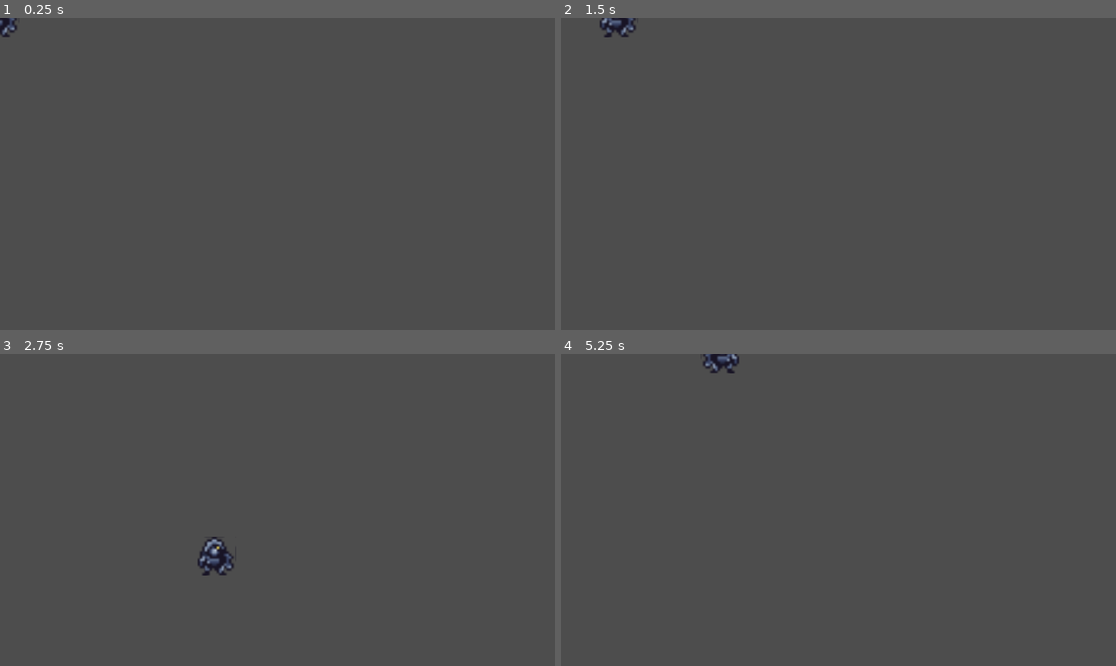
Above: before the commit, frames 1-4 (two rows, left to right).
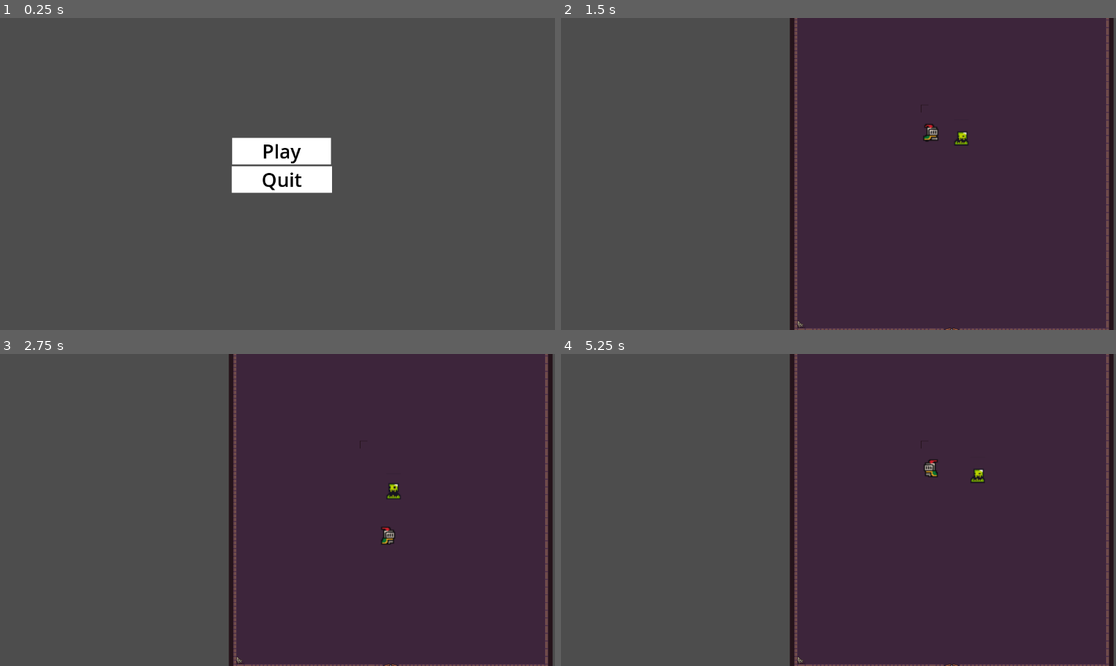
Above: after the commit, the same moments.

Repository: VergilDsanji66/The2DGame
Game: Godot game, scene res://Scenes/MainMenu.tscn
Two runs of this game, one before a commit and one after it. Both use one fixed random seed, a clock stepped at 60 frames per second and the inputs below. Before the commit the project starts from res://scripts/player/player.tscn.
Inputs (mouse positions are in pixels of both pictures, inside the frame that each line leads up to):
- Up to frame 1 (0.25 s): no input
- Up to frame 2 (1.5 s): click (844, 152) at 0.5 s, where only the run after the commit has a clickable "Play"; hold Right (ui_right) from 1.28 s (still down)
- Up to frame 3 (2.75 s): release Right (ui_right) at 2.03 s; hold Down (ui_down) from 2.03 s (still down)
- Up to frame 4 (5.25 s): release Down (ui_down) at 2.78 s; hold Right (ui_right) 2.78-3.53 s; hold Up (ui_up) 3.53-4.28 s; hold Left (ui_left) from 4.28 s (still down)

The runs differ from the first frame. In frame 1, 3.2% of the frame differs, in the area x 0-60%, y 0-57%; in frame 2, 58%; in frame 3, 59%, in the area x 35-100%, y 0-100%; in frame 4, 58%.

Commit message:
mob change

Diff:
--- a/Scenes/Stage 1/game.tscn
+++ b/Scenes/Stage 1/game.tscn
@@ -2,7 +2,7 @@
 
 [ext_resource type="Texture2D" uid="uid://dg3ytfitip123" path="res://Assets/character and tileset/demonstration.png" id="1_0557w"]
 [ext_resource type="PackedScene" uid="uid://mdtudgdcs0n" path="res://scripts/player/player.tscn" id="2_l6aqr"]
-[ext_resource type="PackedScene" uid="uid://bidbt72hyi5eq" path="res://scripts/enemies/enemies.tscn" id="3_xhgnf"]
+[ext_resource type="PackedScene" uid="uid://bidbt72hyi5eq" path="res://scripts/mobs/mobs.tscn" id="3_xhgnf"]
 
 [sub_resource type="TileSetAtlasSource" id="TileSetAtlasSource_5d4jf"]
 texture = ExtResource("1_0557w")
@@ -232,9 +232,7 @@
 [node name="Player" parent="." instance=ExtResource("2_l6aqr")]
 position = Vector2(-81, -91)
 platform_on_leave = 0
-platform_floor_layers = 4294901760
 
 [node name="mob" parent="." instance=ExtResource("3_xhgnf")]
 position = Vector2(111, -56)
 platform_on_leave = 0
-platform_floor_layers = 4294901760
--- a/project.godot
+++ b/project.godot
@@ -11,7 +11,7 @@
 [application]
 
 config/name="TheGame2D"
-run/main_scene="res://scripts/player/player.tscn"
+run/main_scene="res://scenes/MainMenu.tscn"
 config/features=PackedStringArray("4.3", "Mobile")
 config/icon="res://icon.svg"
 
@@ -57,6 +57,12 @@
 , Object(InputEventKey,"resource_local_to_scene":false,"resource_name":"","device":-1,"window_id":0,"alt_pressed":false …(186 unchanged characters)…
 ]
 }
+ui-roll={
+"deadzone": 0.5,
+"events": [Object(InputEventMouseButton,"resource_local_to_scene":false,"resource_name":"","device":-1,"window_id":0,"alt_pressed":false,"shift_pressed":false,"ctrl_pressed":false,"meta_pressed":false,"button_mask":0,"position":Vector2(0, 0),"global_position":Vector2(0, 0),"factor":1.0,"button_index":2,"canceled":false,"pressed":false,"double_click":false,"script":null)
+, Object(InputEventKey,"resource_local_to_scene":false,"resource_name":"","device":-1,"window_id":0,"alt_pressed":false,"shift_pressed":false,"ctrl_pressed":false,"meta_pressed":false,"pressed":false,"keycode":0,"physical_keycode":32,"key_label":0,"unicode":32,"location":0,"echo":false,"script":null)
+]
+}
 
 [rendering]
 
--- a/scripts/enemies/enemies.gd
+++ b/scripts/mobs/mobs.gd
@@ -3,7 +3,7 @@
 @onready var sprite = $AnimatedSprite2D  # Adjust path if necessary
 var player  # Reference to the player or target node
 var min_distance = 50.0  # Minimum distance before stopping
-var move_speed = 300.0  # Movement speed of the enemy
+var move_speed = 100.0  # Movement speed of the enemy
 
 func _ready():
 	# Set the initial animation
--- a/scripts/enemies/enemies.tscn
+++ b/scripts/mobs/mobs.tscn
@@ -1,7 +1,7 @@
 [gd_scene load_steps=10 format=3 uid="uid://bidbt72hyi5eq"]
 
 [ext_resource type="Texture2D" uid="uid://qpxsk6w38ah" path="res://brackeys_platformer_assets/sprites/slime_green.png" id="1_dvaic"]
-[ext_resource type="Script" path="res://scripts/enemies/enemies.gd" id="1_n65js"]
+[ext_resource type="Script" path="res://scripts/mobs/mobs.gd" id="1_n65js"]
 
 [sub_resource type="AtlasTexture" id="AtlasTexture_ppd17"]
 atlas = ExtResource("1_dvaic")
@@ -52,10 +52,11 @@
 }]
 
 [sub_resource type="CircleShape2D" id="CircleShape2D_jkqux"]
-radius = 15.1327
+radius = 9.05539
 
 [node name="mob" type="CharacterBody2D"]
 platform_on_leave = 2
+platform_floor_layers = 4294901760
 script = ExtResource("1_n65js")
 
 [node name="AnimatedSprite2D" type="AnimatedSprite2D" parent="."]
@@ -65,5 +66,5 @@
 animation = &"walk"
 
 [node name="CollisionShape2D" type="CollisionShape2D" parent="."]
-position = Vector2(1, 0)
+position = Vector2(-1, 1)
 shape = SubResource("CircleShape2D_jkqux")
--- a/scripts/player/player.gd
+++ b/scripts/player/player.gd
@@ -1,19 +1,39 @@
 extends CharacterBody2D
 
-@export var speed: float = 600
+@export var speed: float = 200
 
 func _physics_process(delta: float) -> void:
 	# Get input direction
 	var direction = Input.get_vector("ui_left", "ui_right", "ui_up", "ui_down")
 
-	# Calculate velocity
+	# Set velocity
 	velocity = direction * speed
 
 	# Move the character
 	move_and_slide()
+
+	# Determine and play animations based on movement
+	if velocity.length() > 0:
+		# Character is moving
+		$AnimatedSprite2D.play("walking")
+	else:
+		# Character is idle
+		$AnimatedSprite2D.play("idle")
 
 	# Rotate (flip) based on horizontal movement
 	if direction.x > 0:  # Moving right
 		$AnimatedSprite2D.flip_h = false
 	elif direction.x < 0:  # Moving left
 		$AnimatedSprite2D.flip_h = true
+
+func on_rolling():
+	# Play rolling animation
+	$AnimatedSprite2D.play("rolling")
+
+func on_hurt():
+	# Call this when the character gets hurt
+	$AnimatedSprite2D.play("hurt")
+
+func on_death():
+	# Call this when the character dies
+	$AnimatedSprite2D.play("death")
--- a/scripts/player/player.tscn
+++ b/scripts/player/player.tscn
@@ -1,35 +1,219 @@
-[gd_scene load_steps=6 format=3 uid="uid://mdtudgdcs0n"]
-
-[ext_resource type="Texture2D" uid="uid://dnx2cjl6sgls6" path="res://Assets/PlayerSprites/SpriteSheet.png" id="1_r8oiq"]
+[gd_scene load_steps=29 format=3 uid="uid://mdtudgdcs0n"]
+
 [ext_resource type="Script" path="res://scripts/player/player.gd" id="1_sehy3"]
-
-[sub_resource type="AtlasTexture" id="AtlasTexture_h5hii"]
-atlas = ExtResource("1_r8oiq")
-region = Rect2(32, 16, 16, 16)
+[ext_resource type="Texture2D" uid="uid://be7tdhvi0qnuu" path="res://brackeys_platformer_assets/sprites/knight.png" id="2_sd18g"]
+
+[sub_resource type="AtlasTexture" id="AtlasTexture_uxn6l"]
+atlas = ExtResource("2_sd18g")
+region = Rect2(0, 224, 32, 32)
+
+[sub_resource type="AtlasTexture" id="AtlasTexture_g8lhp"]
+atlas = ExtResource("2_sd18g")
+region = Rect2(32, 224, 32, 32)
+
+[sub_resource type="AtlasTexture" id="AtlasTexture_fu7ks"]
+atlas = ExtResource("2_sd18g")
+region = Rect2(64, 224, 32, 32)
+
+[sub_resource type="AtlasTexture" id="AtlasTexture_gixvk"]
+atlas = ExtResource("2_sd18g")
+region = Rect2(96, 224, 32, 32)
+
+[sub_resource type="AtlasTexture" id="AtlasTexture_un6aq"]
+atlas = ExtResource("2_sd18g")
+region = Rect2(0, 192, 32, 32)
+
+[sub_resource type="AtlasTexture" id="AtlasTexture_it5fw"]
+atlas = ExtResource("2_sd18g")
+region = Rect2(32, 192, 32, 32)
+
+[sub_resource type="AtlasTexture" id="AtlasTexture_28kws"]
+atlas = ExtResource("2_sd18g")
+region = Rect2(64, 192, 32, 32)
+
+[sub_resource type="AtlasTexture" id="AtlasTexture_32nwd"]
+atlas = ExtResource("2_sd18g")
+region = Rect2(96, 192, 32, 32)
+
+[sub_resource type="AtlasTexture" id="AtlasTexture_w2u7v"]
+atlas = ExtResource("2_sd18g")
+region = Rect2(0, 0, 32, 32)
+
+[sub_resource type="AtlasTexture" id="AtlasTexture_0tngj"]
+atlas = ExtResource("2_sd18g")
+region = Rect2(32, 0, 32, 32)
+
+[sub_resource type="AtlasTexture" id="AtlasTexture_uvivo"]
+atlas = ExtResource("2_sd18g")
+region = Rect2(64, 0, 32, 32)
+
+[sub_resource type="AtlasTexture" id="AtlasTexture_sdc8v"]
+atlas = ExtResource("2_sd18g")
+region = Rect2(96, 0, 32, 32)
+
+[sub_resource type="AtlasTexture" id="AtlasTexture_u1wsi"]
+atlas = ExtResource("2_sd18g")
+region = Rect2(0, 160, 32, 32)
+
+[sub_resource type="AtlasTexture" id="AtlasTexture_ac0l4"]
+atlas = ExtResource("2_sd18g")
+region = Rect2(32, 160, 32, 32)
+
+[sub_resource type="AtlasTexture" id="AtlasTexture_ytumr"]
+atlas = ExtResource("2_sd18g")
+region = Rect2(64, 160, 32, 32)
+
+[sub_resource type="AtlasTexture" id="AtlasTexture_tqsf8"]
+atlas = ExtResource("2_sd18g")
+region = Rect2(96, 160, 32, 32)
+
+[sub_resource type="AtlasTexture" id="AtlasTexture_2locs"]
+atlas = ExtResource("2_sd18g")
+region = Rect2(128, 160, 32, 32)
+
+[sub_resource type="AtlasTexture" id="AtlasTexture_6bf6j"]
+atlas = ExtResource("2_sd18g")
+region = Rect2(160, 160, 32, 32)
+
+[sub_resource type="AtlasTexture" id="AtlasTexture_axb3g"]
+atlas = ExtResource("2_sd18g")
+region = Rect2(192, 160, 32, 32)
+
+[sub_resource type="AtlasTexture" id="AtlasTexture_qitaw"]
+atlas = ExtResource("2_sd18g")
+region = Rect2(224, 160, 32, 32)
+
+[sub_resource type="AtlasTexture" id="AtlasTexture_vaqq7"]
+atlas = ExtResource("2_sd18g")
+region = Rect2(0, 64, 32, 32)
+
+[sub_resource type="AtlasTexture" id="AtlasTexture_h1tx0"]
+atlas = ExtResource("2_sd18g")
+region = Rect2(32, 64, 32, 32)
+
+[sub_resource type="AtlasTexture" id="AtlasTexture_wrw4d"]
+atlas = ExtResource("2_sd18g")
+region = Rect2(64, 64, 32, 32)
+
+[sub_resource type="AtlasTexture" id="AtlasTexture_orcyd"]
+atlas = ExtResource("2_sd18g")
+region = Rect2(96, 64, 32, 32)
 
 [sub_resource type="SpriteFrames" id="SpriteFrames_yufin"]
 animations = [{
 "frames": [{
 "duration": 1.0,
-"texture": SubResource("AtlasTexture_h5hii")
+"texture": SubResource("AtlasTexture_uxn6l")
+}, {
+"duration": 1.0,
+"texture": SubResource("AtlasTexture_g8lhp")
+}, {
+"duration": 1.0,
+"texture": SubResource("AtlasTexture_fu7ks")
+}, {
+"duration": 1.0,
+"texture": SubResource("AtlasTexture_gixvk")
+}],
+"loop": true,
+"name": &"death",
+"speed": 3.0
+}, {
+"frames": [{
+"duration": 1.0,
+"texture": SubResource("AtlasTexture_un6aq")
+}, {
+"duration": 1.0,
+"texture": SubResource("AtlasTexture_it5fw")
+}, {
+"duration": 1.0,
+"texture": SubResource("AtlasTexture_28kws")
+}, {
+"duration": 1.0,
+"texture": SubResource("AtlasTexture_32nwd")
+}],
+"loop": true,
+"name": &"hurt",
+"speed": 6.0
+}, {
+"frames": [{
+"duration": 1.0,
+"texture": SubResource("AtlasTexture_w2u7v")
+}, {
+"duration": 1.0,
+"texture": SubResource("AtlasTexture_0tngj")
+}, {
+"duration": 1.0,
+"texture": SubResource("AtlasTexture_uvivo")
+}, {
+"duration": 1.0,
+"texture": SubResource("AtlasTexture_sdc8v")
 }],
 "loop": true,
 "name": &"idle",
 "speed": 5.0
+}, {
+"frames": [{
+"duration": 1.0,
+"texture": SubResource("AtlasTexture_u1wsi")
+}, {
+"duration": 1.0,
+"texture": SubResource("AtlasTexture_ac0l4")
+}, {
+"duration": 1.0,
+"texture": SubResource("AtlasTexture_ytumr")
+}, {
+"duration": 1.0,
+"texture": SubResource("AtlasTexture_tqsf8")
+}, {
+"duration": 1.0,
+"texture": SubResource("AtlasTexture_2locs")
+}, {
+"duration": 1.0,
+"texture": SubResource("AtlasTexture_6bf6j")
+}, {
+"duration": 1.0,
+"texture": SubResource("AtlasTexture_axb3g")
+}, {
+"duration": 1.0,
+"texture": SubResource("AtlasTexture_qitaw")
+}],
+"loop": true,
+"name": &"rolling",
+"speed": 8.0
+}, {
+"frames": [{
+"duration": 1.0,
+"texture": SubResource("AtlasTexture_vaqq7")
+}, {
+"duration": 1.0,
+"texture": SubResource("AtlasTexture_h1tx0")
+}, {
+"duration": 1.0,
+"texture": SubResource("AtlasTexture_wrw4d")
+}, {
+"duration": 1.0,
+"texture": SubResource("AtlasTexture_orcyd")
+}],
+"loop": true,
+"name": &"walking",
+"speed": 5.0
 }]
 
 [sub_resource type="CircleShape2D" id="CircleShape2D_oa8wp"]
-radius = 48.0104
+radius = 10.4403
 
 [node name="Player" type="CharacterBody2D"]
 platform_on_leave = 2
+platform_floor_layers = 4294901760
 script = ExtResource("1_sehy3")
 
 [node name="AnimatedSprite2D" type="AnimatedSprite2D" parent="."]
-position = Vector2(-4.76837e-07, 0)
-scale = Vector2(5, 5)
+position = Vector2(32, -32)
+scale = Vector2(2.235, 2.044)
 sprite_frames = SubResource("SpriteFrames_yufin")
-animation = &"idle"
+animation = &"death"
+offset = Vector2(-14.4, 15.3094)
 
 [node name="CollisionShape2D" type="CollisionShape2D" parent="."]
+position = Vector2(0, 8)
 shape = SubResource("CircleShape2D_oa8wp")
